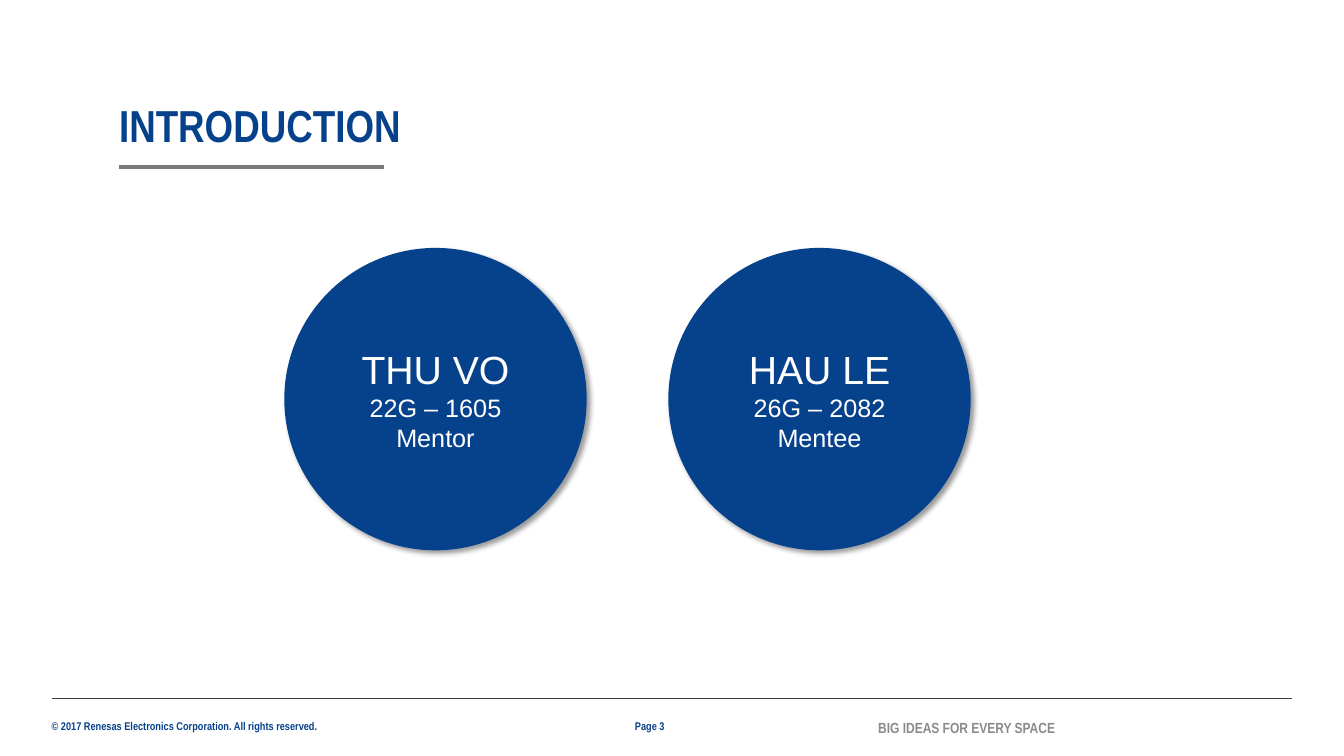
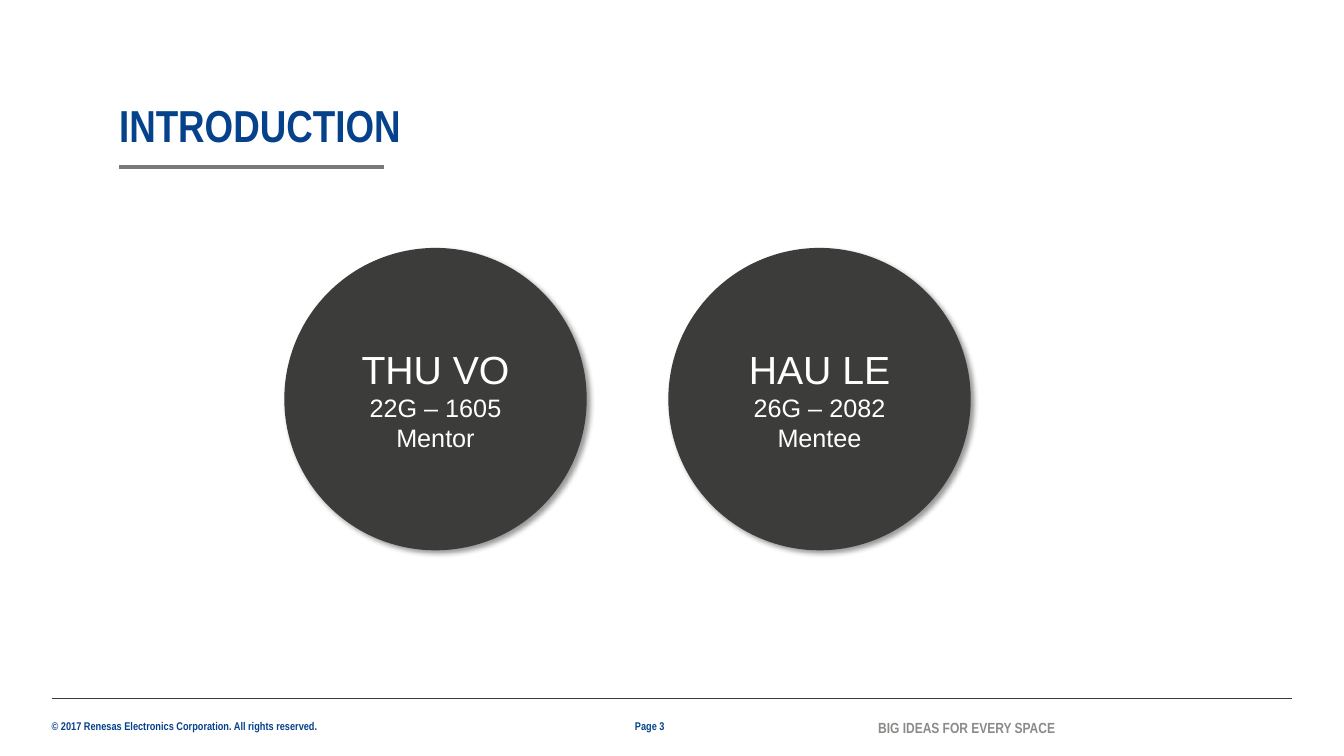
Before and after one commit to lesyhau/bridge, a slide deck: slide 3 of mms.pptx. Drawn at 1344x756 pixels with LibreOffice and Linux fonts; fonts in the diff are those of the drawing; background and template pictures are left out. Boxes give left, top, right and bottom in pixels: in the first picture for what was removed or moved away, otherwise in the second. Text is boxed around its words. In the diff, an @@ line names an element or a change of style, - is before the commit and + after.

```diff
--- a/mms.pptx
+++ b/mms.pptx
@@ ellipse "THU VO" at (x1=284, y1=248, x2=587, y2=551): fill #06418C to #3C3C3B @@
@@ ellipse "HAU LE" at (x1=668, y1=248, x2=971, y2=551): fill #06418C to #3C3C3B @@
```
Also in this commit, not shown: 3 other slides changed, 1 slide added, 4 slides removed, 1 other file.
